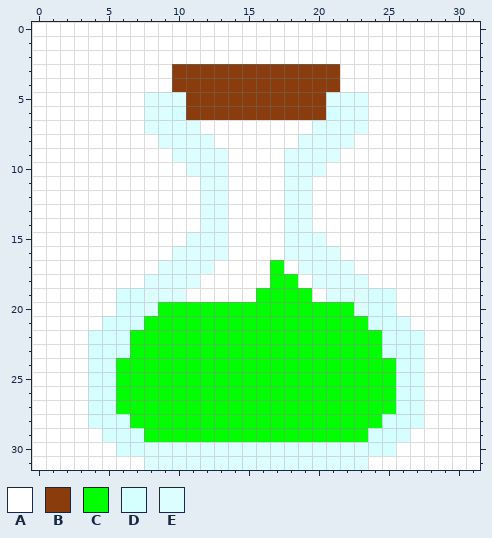
Two versions of one pixel-art sprite, assets/item/upSpeedShootElixir.png. This is how it looked before the edit.
The file is 32x32 pixels. Pixels under 10% opacity are left out. Colours within 5 levels of each other are drawn and written as one.
Palette (. is transparent): A #ffffff  B #8b3c0d  C #00ff00  D #d4feff  E #ddfeff
The same view after the edit:
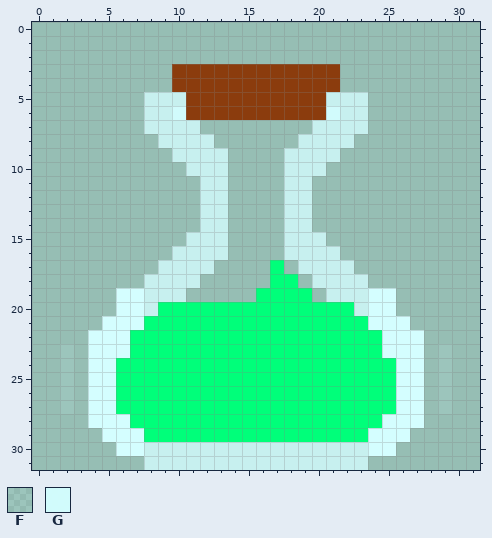
Colours new in this view: F #d4feff1a  G #d4fefff4
Change:
@@ palette @@
-C #00ff00
+C #00ff7a
-E #ddfeff
+E #d4feffc9
@@ x 0..31 @@
- 0 AAAAAAAAAAAAAAAAAAAAAAAAAAAAAAAA
- 1 AAAAAAAAAAAAAAAAAAAAAAAAAAAAAAAA
- 2 AAAAAAAAAAAAAAAAAAAAAAAAAAAAAAAA
- 3 AAAAAAAAAABBBBBBBBBBBBAAAAAAAAAA
- 4 AAAAAAAAAABBBBBBBBBBBBAAAAAAAAAA
- 5 AAAAAAAAEEEBBBBBBBBBBEEEAAAAAAAA
- 6 AAAAAAAAEEDBBBBBBBBBBDEEAAAAAAAA
- 7 AAAAAAAAEEEEAAAAAAAAEEEEAAAAAAAA
- 8 AAAAAAAAAEEEEAAAAAAEEEEAAAAAAAAA
- 9 AAAAAAAAAAEEEEAAAAEEEEAAAAAAAAAA
-10 AAAAAAAAAAAEEEAAAAEEEAAAAAAAAAAA
-11 AAAAAAAAAAAAEEAAAAEEAAAAAAAAAAAA
-12 AAAAAAAAAAAAEEAAAAEEAAAAAAAAAAAA
-13 AAAAAAAAAAAAEEAAAAEEAAAAAAAAAAAA
-14 AAAAAAAAAAAAEEAAAAEEAAAAAAAAAAAA
-15 AAAAAAAAAAAEEEAAAAEEEAAAAAAAAAAA
-16 AAAAAAAAAAEEEEAAAAEEEEAAAAAAAAAA
-17 AAAAAAAAAEEEEAAAACAEEEEAAAAAAAAA
-18 AAAAAAAAEEEEAAAAACCAEEEEAAAAAAAA
-19 AAAAAADDEEEAAAAACCCCAEEEDDAAAAAA
-20 AAAAAADDECCCCCCCCCCCCCCEDDAAAAAA
-21 AAAAADDDCCCCCCCCCCCCCCCCDDDAAAAA
-22 AAAADDDCCCCCCCCCCCCCCCCCCDDDAAAA
-23 AAAADDDCCCCCCCCCCCCCCCCCCDDDAAAA
-24 AAAADDCCCCCCCCCCCCCCCCCCCCDDAAAA
-25 AAAADDCCCCCCCCCCCCCCCCCCCCDDAAAA
-26 AAAADDCCCCCCCCCCCCCCCCCCCCDDAAAA
-27 AAAADDCCCCCCCCCCCCCCCCCCCCDDAAAA
-28 AAAADDDCCCCCCCCCCCCCCCCCCDDDAAAA
-29 AAAAADDDCCCCCCCCCCCCCCCCDDDAAAAA
-30 AAAAAADDEEEEEEEEEEEEEEEEDDAAAAAA
-31 AAAAAAAAEEEEEEEEEEEEEEEEAAAAAAAA
+ 0 ................................
+ 1 ................................
+ 2 ................................
+ 3 ..........BBBBBBBBBBBB..........
+ 4 ..........BBBBBBBBBBBB..........
+ 5 ........EEEBBBBBBBBBBEEE........
+ 6 ........EEGBBBBBBBBBBGEE........
+ 7 ........EEEE........EEEE........
+ 8 .........EEEE......EEEE.........
+ 9 ..........EEEE....EEEE..........
+10 ...........EEE....EEE...........
+11 ............EE....EE............
+12 ............EE....EE............
+13 ............EE....EE............
+14 ............EE....EE............
+15 ...........EEE....EEE...........
+16 ..........EEEE....EEEE..........
+17 .........EEEE....C.EEEE.........
+18 ........EEEE.....CC.EEEE........
+19 ......DDEEE.....CCCC.EEEDD......
+20 ......DDECCCCCCCCCCCCCCEDD......
+21 .....DDDCCCCCCCCCCCCCCCCDDD.....
+22 ....DDDCCCCCCCCCCCCCCCCCCDDD....
+23 ..F.DDDCCCCCCCCCCCCCCCCCCDDD.F..
+24 ..F.DDCCCCCCCCCCCCCCCCCCCCDD.F..
+25 ..F.DDCCCCCCCCCCCCCCCCCCCCDD.F..
+26 ..F.DDCCCCCCCCCCCCCCCCCCCCDD.F..
+27 ..F.DDCCCCCCCCCCCCCCCCCCCCDD.F..
+28 ....DDDCCCCCCCCCCCCCCCCCCDDD....
+29 .....DDDCCCCCCCCCCCCCCCCDDD.....
+30 ......DDEEEEEEEEEEEEEEEEDD......
+31 ........EEEEEEEEEEEEEEEE........
Where, in picture pixels (left, top, right, bottom), the same in both pictures:
changed: (32, 22, 480, 470)
